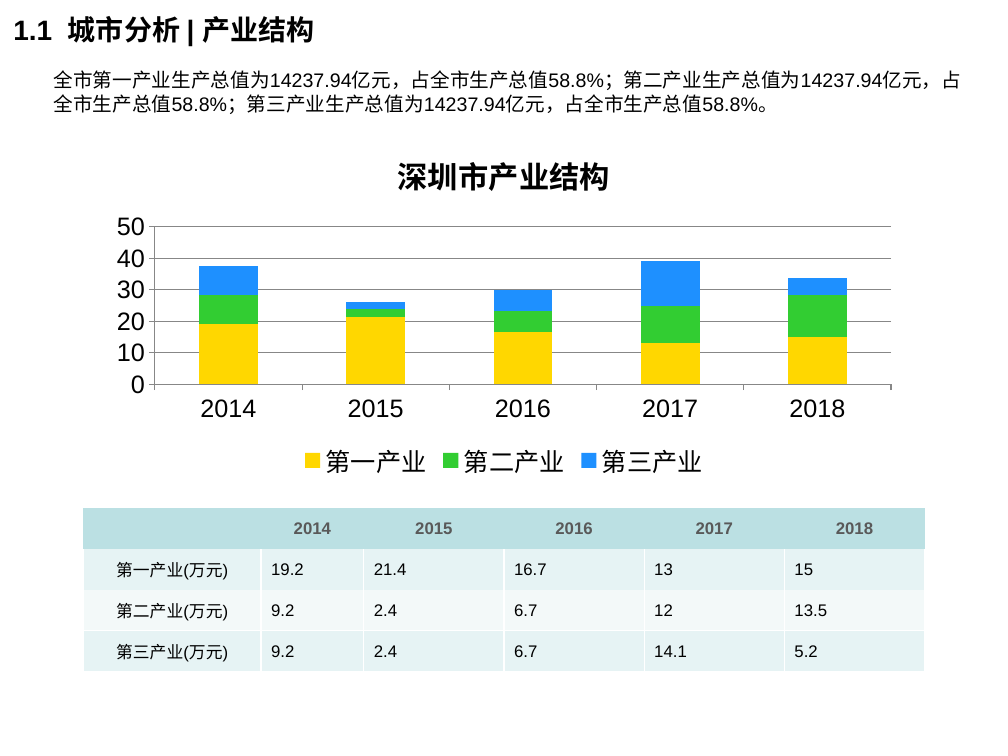
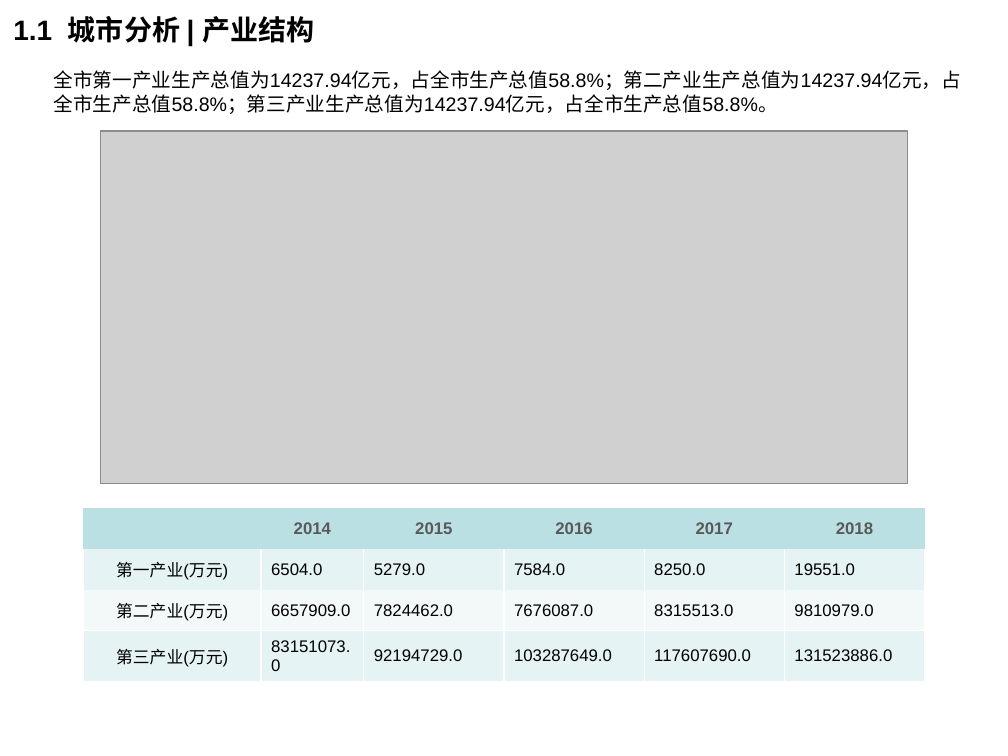
Before and after one commit to lizhou828/python_hello_world, a slide deck: slide 5 of helloWorld/ppt_template/diyun_land_report_result.pptx. Drawn at 1008x756 pixels with LibreOffice and Linux fonts; fonts in the diff are those of the drawing; grey boxes stand for pictures; background and template pictures are left out. Boxes give left, top, right and bottom in pixels: in the first picture for what was removed or moved away, otherwise in the second. Text is boxed around its words. In the diff, an @@ line names an element or a change of style, - is before the commit and + after.

```diff
--- a/helloWorld/ppt_template/diyun_land_report_result.pptx
+++ b/helloWorld/ppt_template/diyun_land_report_result.pptx
@@ column stacked chart removed at box(101, 131, 907, 484) @@
-title "深圳市产业结构"
-categories: 2014, 2015, 2016, 2017, 2018
-第一产业: 19, 21, 17, 13, 15
-第二产业: 9, 2, 7, 12, 14
-第三产业: 9, 2, 7, 14, 5
@@ picture added at box(101, 131, 907, 484) @@
@@ line removed from (670, 362) to (662, 370) @@
@@ table at box(84, 508, 924, 675) @@
-row 2: 第一产业(万元) | 19.2 | 21.4 | 16.7 | 13 | 15
+row 2: 第一产业(万元) | 6504.0 | 5279.0 | 7584.0 | 8250.0 | 19551.0
-row 3: 第二产业(万元) | 9.2 | 2.4 | 6.7 | 12 | 13.5
+row 3: 第二产业(万元) | 6657909.0 | 7824462.0 | 7676087.0 | 8315513.0 | 9810979.0
-row 4: 第三产业(万元) | 9.2 | 2.4 | 6.7 | 14.1 | 5.2
+row 4: 第三产业(万元) | 83151073.0 | 92194729.0 | 103287649.0 | 117607690.0 | 131523886.0
```
Also in this commit, not shown: 9 other slides changed, 5 other files.
